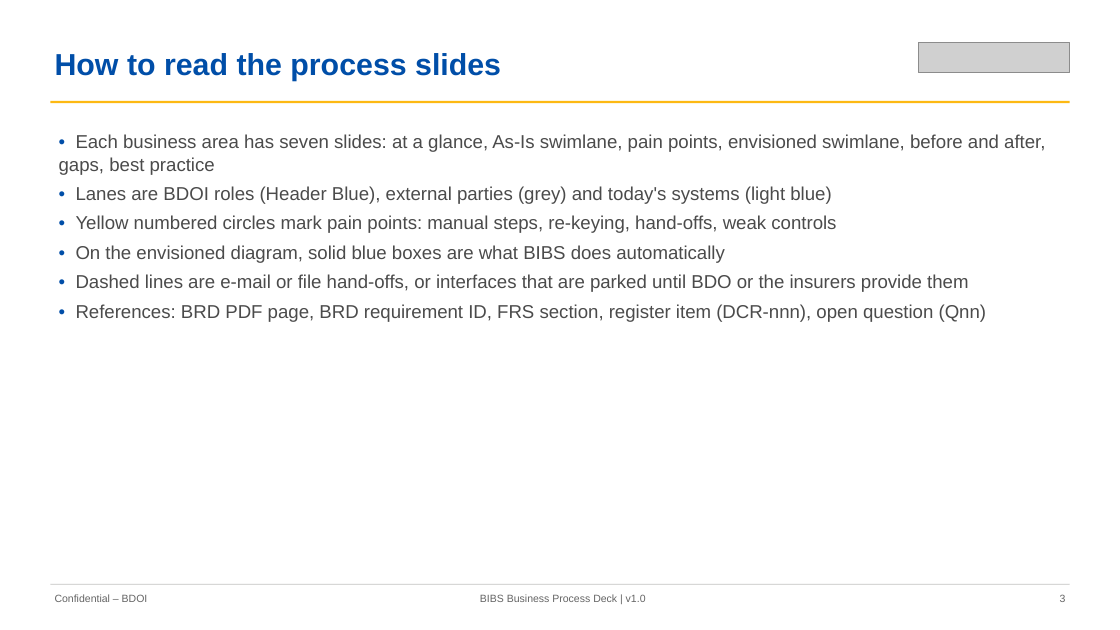
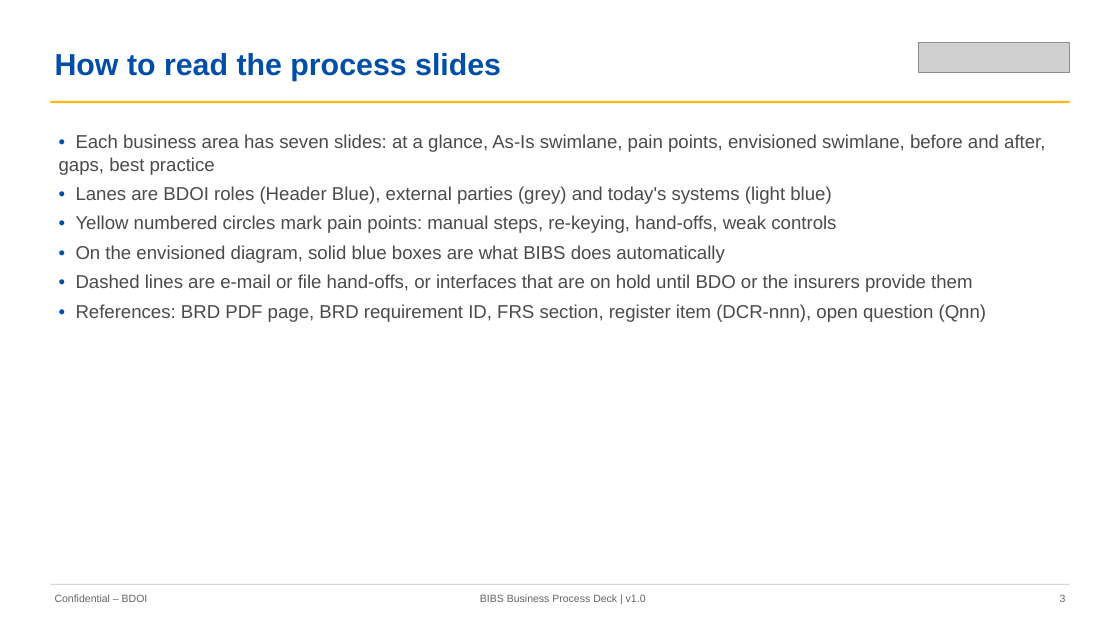
Before and after one commit to IortaTexhNXT-DEV/FinVerse, a slide deck: slide 3 of docs/deliverables/out/Programme/Decks/BIBS_Deck_BRD-00_Business_Process_AsIs_Envisioned_BestPractice_v1.0.pptx. Drawn at 1120x630 pixels with LibreOffice and Linux fonts; fonts in the diff are those of the drawing; grey boxes stand for pictures. Boxes give left, top, right and bottom in pixels: in the first picture for what was removed or moved away, otherwise in the second. Text is boxed around its words. In the diff, an @@ line names an element or a change of style, - is before the commit and + after.

Commit message:
Use 'on hold' instead of 'parked' in client documents and rebuild the change register, discrepancy register and process deck

```diff
--- a/docs/deliverables/out/Programme/Decks/BIBS_Deck_BRD-00_Business_Process_AsIs_Envisioned_BestPractice_v1.0.pptx
+++ b/docs/deliverables/out/Programme/Decks/BIBS_Deck_BRD-00_Business_Process_AsIs_Envisioned_BestPractice_v1.0.pptx
@@ text at [76, 274, 972, 292]: text changed @@
-• Dashed lines are e-mail or file hand-offs, or interfaces that are parked until BDO or the insurers provide them
+• Dashed lines are e-mail or file hand-offs, or interfaces that are on hold until BDO or the insurers provide them
```
Also in this commit, not shown: 6 other slides changed, 25 other files.
